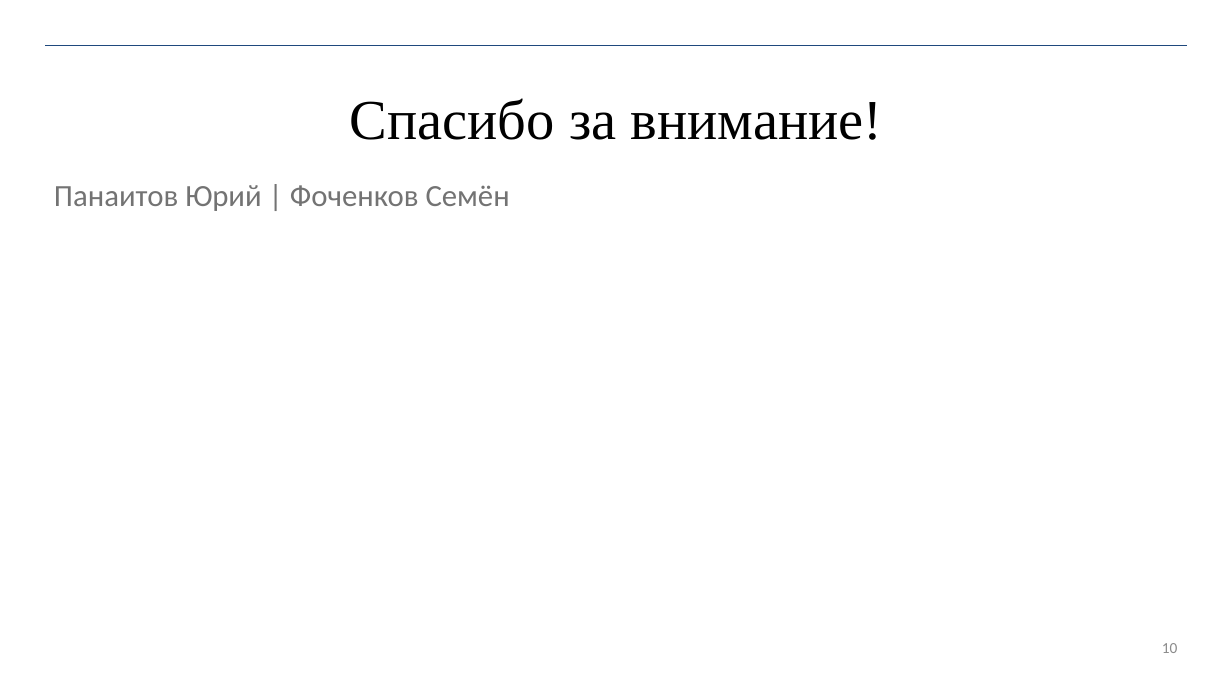
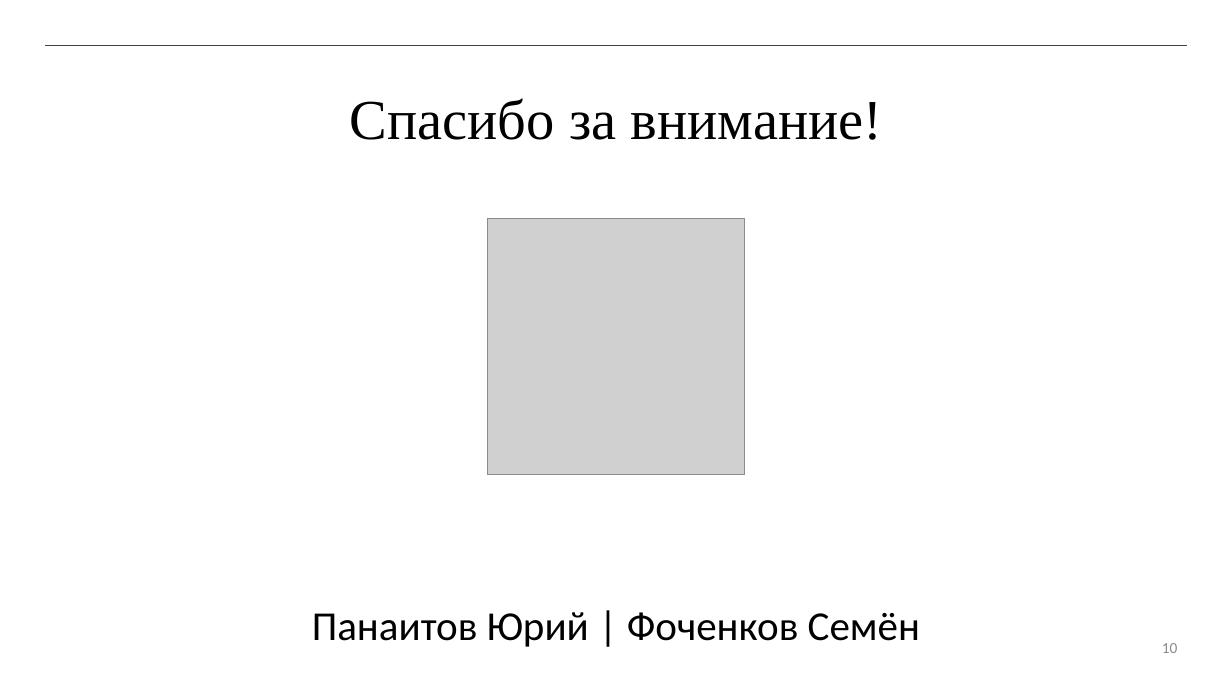
Before and after one commit to R1ccoon/Ip3s, a slide deck: slide 10 of not_site_files/pres.pptx. Drawn at 1232x693 pixels with LibreOffice and Linux fonts; fonts in the diff are those of the drawing; grey boxes stand for pictures. Boxes give left, top, right and bottom in pixels: in the first picture for what was removed or moved away, otherwise in the second. Text is boxed around its words. In the diff, an @@ line names an element or a change of style, - is before the commit and + after.

```diff
--- a/not_site_files/pres.pptx
+++ b/not_site_files/pres.pptx
@@ picture added at box(488, 218, 745, 475) @@
@@ text "Панаитов Юрий | Фоченков Семён": place and size @@
-text "Панаитов Юрий | Фоченков Семён" at box(54, 185, 510, 211)
+text "Панаитов Юрий | Фоченков Семён" at box(312, 612, 920, 647)
@@ text "Панаитов Юрий | Фоченков Семён" at box(312, 612, 920, 647): size 24 to 32 pt, text colour #000000 at 55% opacity to #000000; alignment left to centre; more space between paragraphs @@
```
Also in this commit, not shown: 6 other slides changed.
